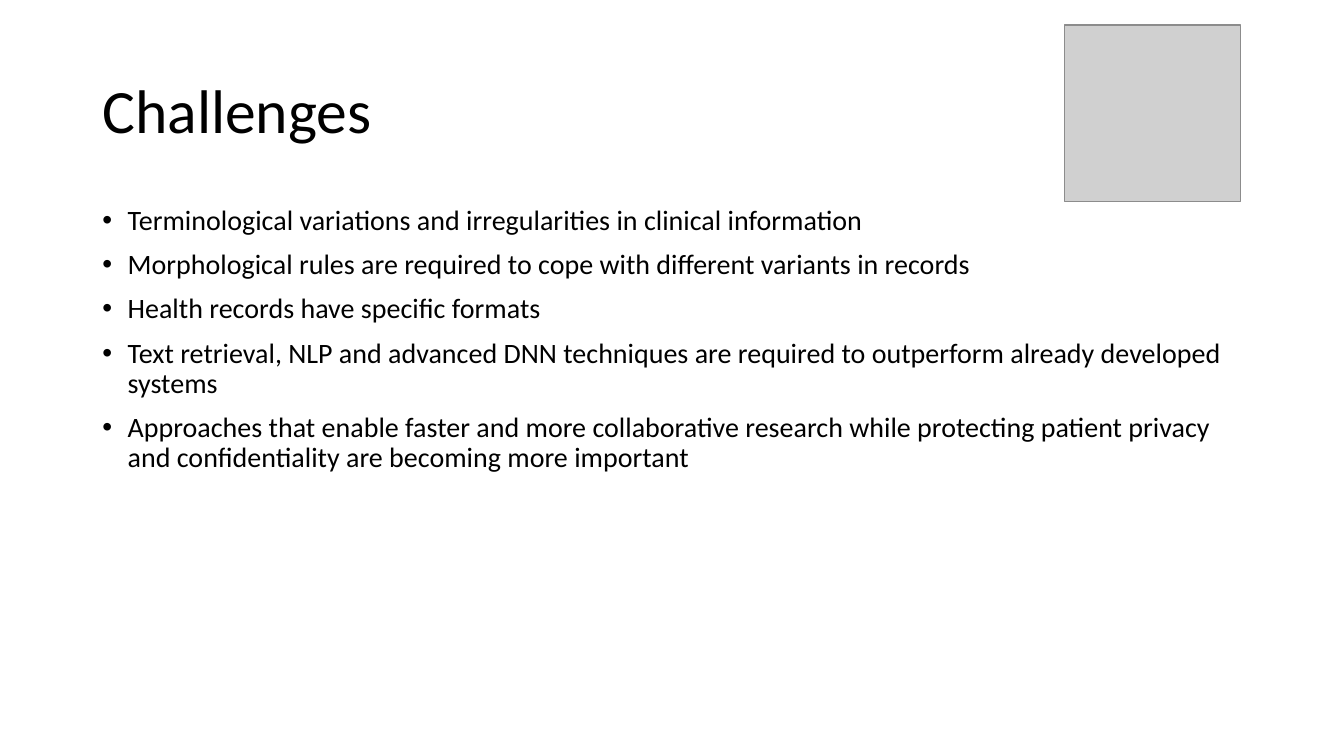
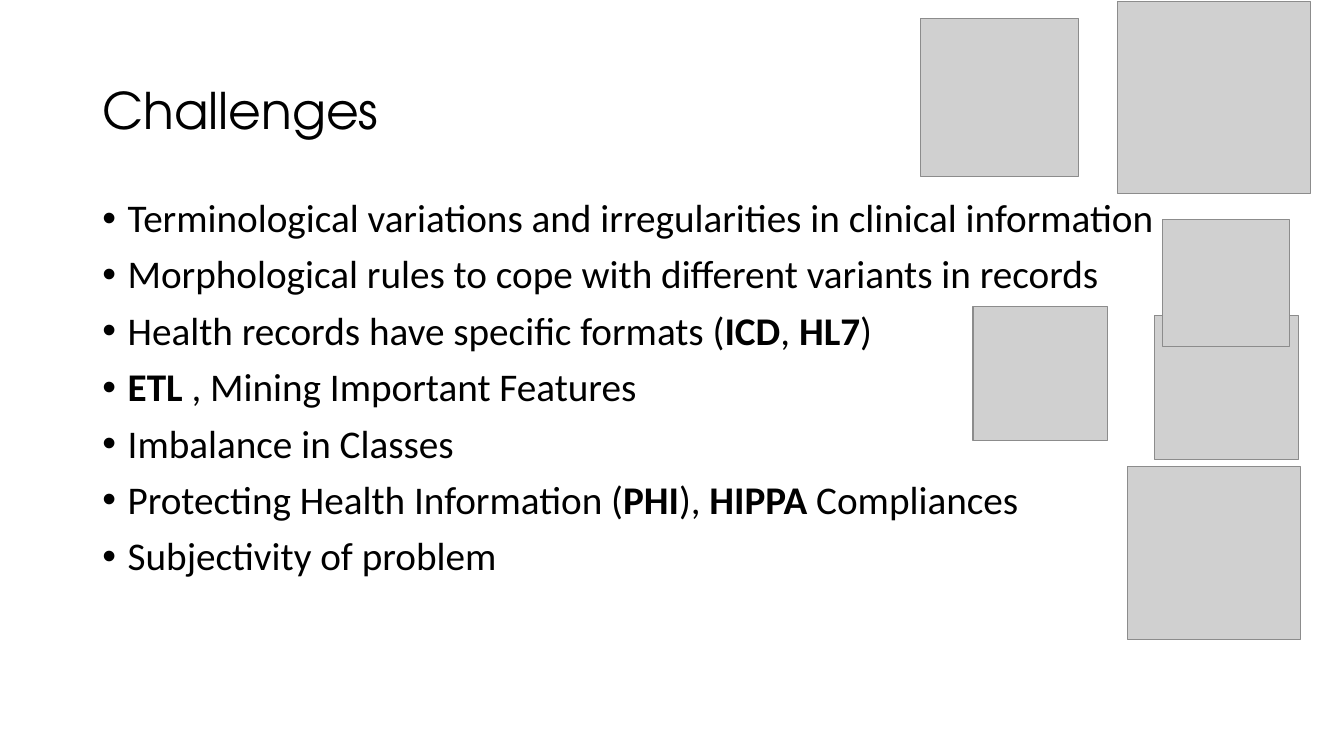
Before and after one commit to fmqbl/Predicting-Post-Procedural-Complications-Using-MIMICIII, a slide deck: slide 6 of ClinicalOutcomes.pptx (slide 7 before the commit). Drawn at 1344x756 pixels with LibreOffice and Linux fonts; fonts in the diff are those of the drawing; grey boxes stand for pictures. Boxes give left, top, right and bottom in pixels: in the first picture for what was removed or moved away, otherwise in the second. Text is boxed around its words. In the diff, an @@ line names an element or a change of style, - is before the commit and + after.

```diff
--- a/ClinicalOutcomes.pptx
+++ b/ClinicalOutcomes.pptx
@@ picture resized from (x1=1065, y1=25, x2=1241, y2=202) to (x1=922, y1=18, x2=1080, y2=176) @@
@@ picture added at (x1=1118, y1=1, x2=1311, y2=194) @@
@@ title "Challenges" at (x1=102, y1=91, x2=378, y2=140): size 44 to 36 pt, font Calibri to TeX Gyre Adventor @@
@@ text at (x1=128, y1=204, x2=1153, y2=239): size 20 to 28 pt in "Terminological variations and irregularities in clinical inf ..." @@
@@ picture added at (x1=1164, y1=220, x2=1291, y2=347) @@
@@ text at (x1=128, y1=260, x2=1098, y2=577): text changed; size 20 to 28 pt @@
-• Morphological rules are required to cope with different variants in records
-• Health records have specific formats
-• Text retrieval, NLP and advanced DNN techniques are required to outperform already developed systems
-• Approaches that enable faster and more collaborative research while protecting patient privacy and confidentiality are becoming more important
+• Morphological rules to cope with different variants in records
+• Health records have specific formats (ICD, HL7)
+• ETL , Mining Important Features
+• Imbalance in Classes
+• Protecting Health Information (PHI), HIPPA Compliances
+• Subjectivity of problem
@@ picture added at (x1=973, y1=307, x2=1107, y2=441) @@
@@ picture added at (x1=1154, y1=316, x2=1299, y2=460) @@
@@ picture added at (x1=1128, y1=467, x2=1301, y2=639) @@
```
Also in this commit, not shown: 5 other slides changed, 19 slides added, 14 slides removed, 1 other file.
